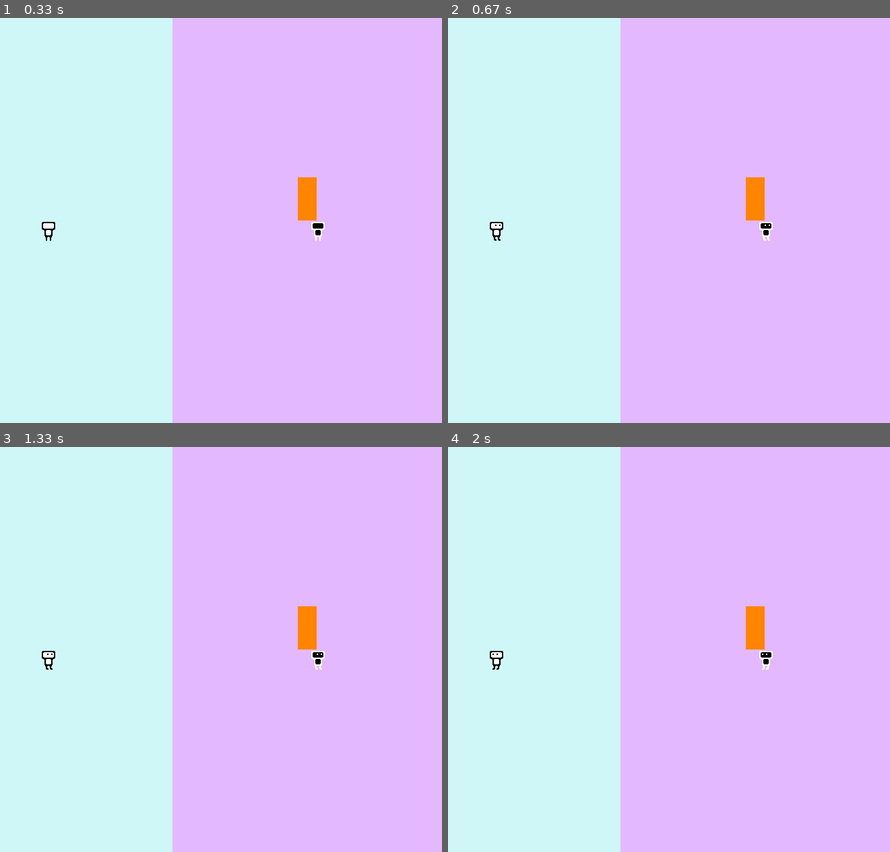
Above: before the commit, frames 1-4 (two rows, left to right).
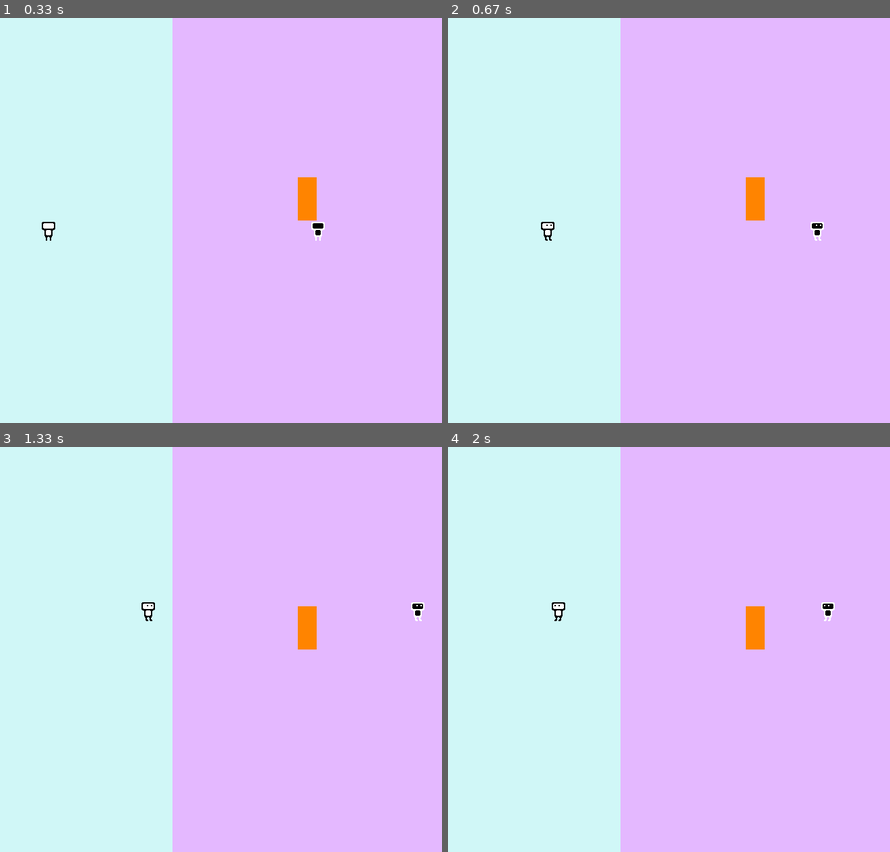
Above: after the commit, the same moments.

Repository: Timberlake1/tim-lani-pygame-sample
Game: pygame game, started from game.py
Two runs of this game, one before a commit and one after it. Both use one fixed random seed, a clock stepped at 60 frames per second and the inputs below.
Inputs:
- Up to frame 1 (0.33 s): no input
- Up to frame 2 (0.67 s): hold Right from 0.33 s (still down)
- Up to frame 3 (1.33 s): release Right at 0.8 s; hold Up 0.83-1.13 s; hold Right from 1.17 s (still down)
- Up to frame 4 (2 s): release Right at 1.63 s; hold Left from 1.67 s (still down)

Frame 1 is identical in both runs. In frame 2, 0.4% of the frame differs, in the area x 9-86%, y 50-55%; in frame 3, 0.4%; in frame 4, 0.4%.

Commit message:
Update player.py

Diff:
--- a/player.py
+++ b/player.py
@@ -71,6 +71,8 @@
             self.vy = -self.speed
         if self.down_pressed and not self.up_pressed:
             self.vy = self.speed
+        self.x += self.vx
+        self.y += self.vy
 
         # Collision (incomplete)
         if pygame.sprite.spritecollide(self,self.obstacles,False):
